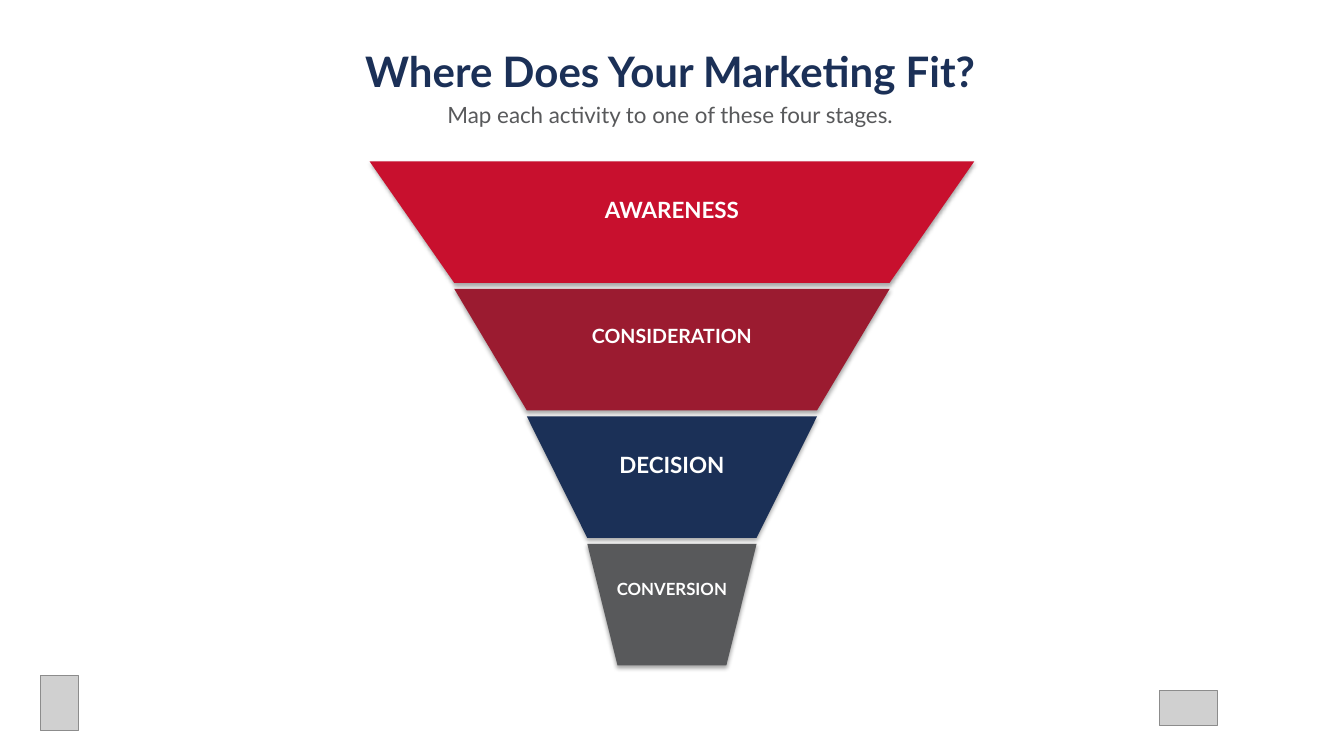
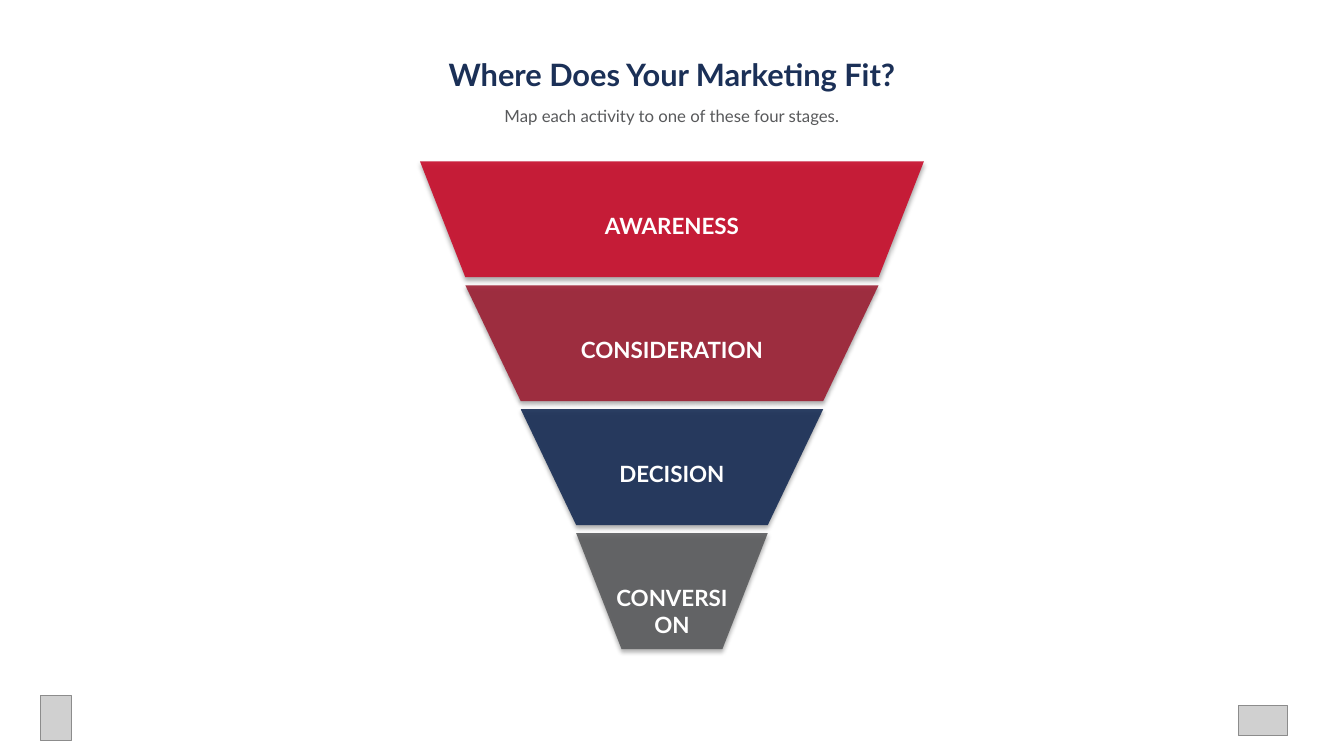
Before and after one commit to zach0589/rainbow-conference-2026, a slide deck: slide 10 of Rainbow_Conference_2026_Media_Mix.pptx. Drawn at 1344x756 pixels with LibreOffice and Linux fonts; fonts in the diff are those of the drawing; grey boxes stand for pictures. Boxes give left, top, right and bottom in pixels: in the first picture for what was removed or moved away, otherwise in the second. Text is boxed around its words. In the diff, an @@ line names an element or a change of style, - is before the commit and + after.

```diff
--- a/Rainbow_Conference_2026_Media_Mix.pptx
+++ b/Rainbow_Conference_2026_Media_Mix.pptx
@@ text "Where Does Your Marketing Fit?": place and size @@
-text "Where Does Your Marketing Fit?" at [365,55,975,95]
+text "Where Does Your Marketing Fit?" at [449,63,895,92]
@@ text "Where Does Your Marketing Fit?" at [449,63,895,92]: size 30 to 22 pt @@
@@ text "Map each activity to one ...": place and size @@
-text "Map each activity to one ..." at [447,106,893,127]
+text "Map each activity to one ..." at [504,109,839,125]
@@ text "Map each activity to one ..." at [504,109,839,125]: size 16 to 12 pt @@
@@ freeform shape: place and size @@
-freeform shape at [370,161,975,283]
+freeform shape at [420,161,925,277]
@@ freeform shape at [420,161,925,277]: fill #C8102E to #C8102E at 92% opacity @@
@@ text "AWARENESS": place and size @@
-text "AWARENESS" at [605,201,739,218]
+text "AWARENESS" at [605,217,739,234]
@@ freeform shape: place and size @@
-freeform shape at [455,289,890,411]
+freeform shape at [466,285,879,401]
@@ freeform shape at [466,285,879,401]: fill #9B1B30 to #9B1B30 at 88% opacity @@
@@ text "CONSIDERATION": place and size @@
-text "CONSIDERATION" at [592,328,752,343]
+text "CONSIDERATION" at [581,341,763,358]
@@ text "CONSIDERATION" at [581,341,763,358]: size 14 to 16 pt @@
@@ freeform shape: place and size @@
-freeform shape at [527,416,818,538]
+freeform shape at [521,409,824,525]
@@ freeform shape at [521,409,824,525]: fill #1B3057 to #1B3057 at 92% opacity @@
@@ text "DECISION": place and size @@
-text "DECISION" at [619,456,724,473]
+text "DECISION" at [619,465,724,482]
@@ freeform shape: place and size @@
-freeform shape at [588,543,757,665]
+freeform shape at [577,533,768,649]
@@ freeform shape at [577,533,768,649]: fill #58595B to #58595B at 88% opacity @@
@@ text "CONVERSION": place and size @@
-text "CONVERSION" at [617,583,727,595]
+text "CONVERSION" at [599,580,745,610]
@@ text "CONVERSION" at [599,580,745,610]: size 12 to 16 pt @@
@@ picture: place and size @@
-picture at [40,676,79,731]
+picture at [40,696,72,741]
@@ picture: place and size @@
-picture at [1159,691,1218,726]
+picture at [1238,706,1288,736]
```
Also in this commit, not shown: 14 other slides changed, 1 other file.
